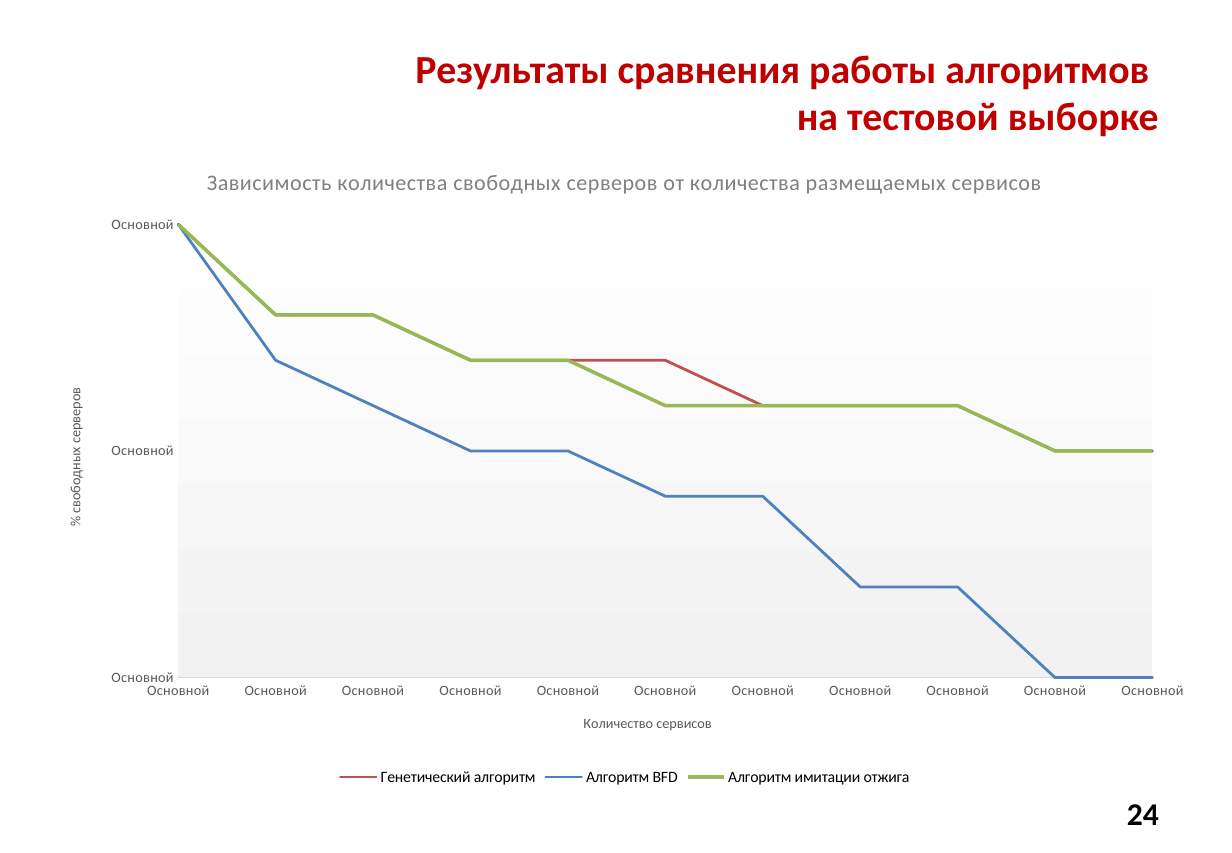
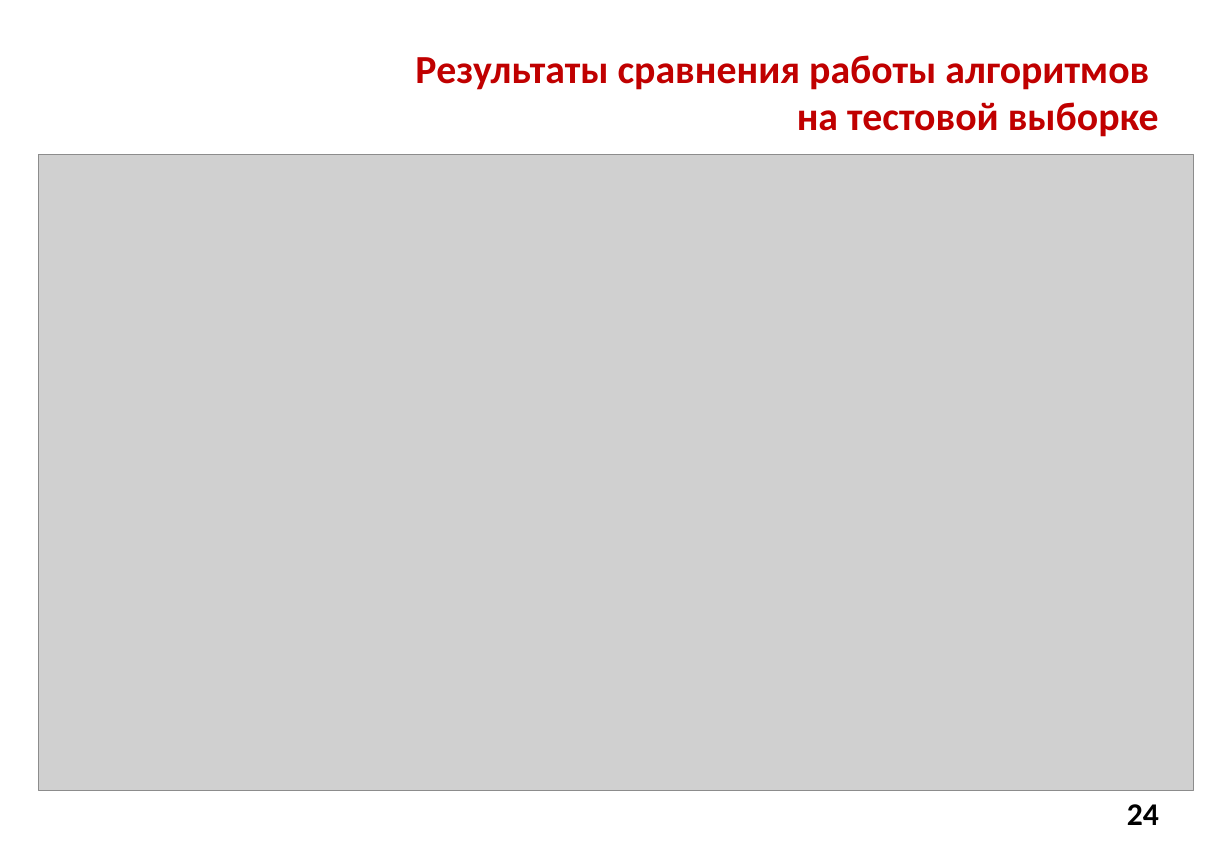
Before and after one commit to Alex-made/diplom, a slide deck: slide 24 of Презентация/Презентация диплома.pptx. Drawn at 1232x853 pixels with LibreOffice and Linux fonts; fonts in the diff are those of the drawing; grey boxes stand for pictures; background and template pictures are left out. Boxes give left, top, right and bottom in pixels: in the first picture for what was removed or moved away, otherwise in the second. Text is boxed around its words. In the diff, an @@ line names an element or a change of style, - is before the commit and + after.

```diff
--- a/Презентация/Презентация диплома.pptx
+++ b/Презентация/Презентация диплома.pptx
@@ line chart removed at <box>43,143,1208,791</box> @@
-title "Зависимость количества свободных серверов от количества размещаемых сервисов"
-categories: 0, 5, 10, 15, 20, 25, 30, 35, 40, 45, 50
-Генетический алгоритм: 100, 80, 80, 70, 70, 70, 60, 60, 60, 50, 50
-Алгоритм BFD: 100, 70, 60, 50, 50, 40, 40, 20, 20, 0, 0
-Алгоритм имитации отжига: 100, 80, 80, 70, 70, 60, 60, 60, 60, 50, 50
@@ picture added at <box>39,155,1193,791</box> @@
```
Also in this commit, not shown: 7 other slides changed, 3 other files.
